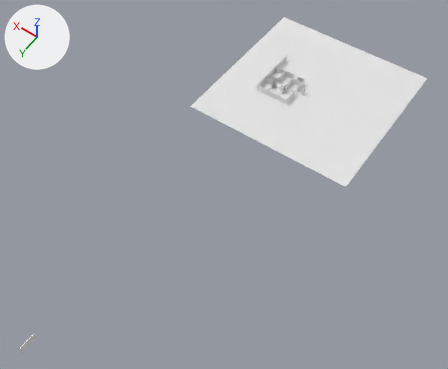
Renders of the Blender file Assets/Levels/level1.blend from each side of a commit.
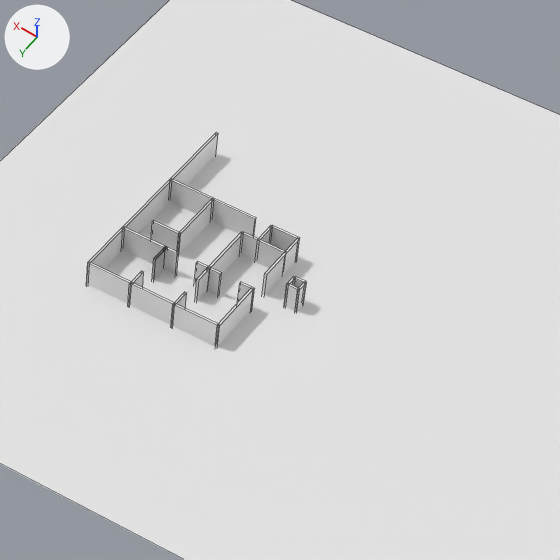
Each version appears first whole from a camera (50 mm lens) standing at (-67.5, 146.7, 150.6) and looking at (0.9, 50.9, 0.1), and next in a close-up on the part from 53% to 81% of the width and 7% to 41% of the height. The lights are fixed; the arrows at upper left show +X, +Y and +Z. The close-ups show mesh edges as thin lines.
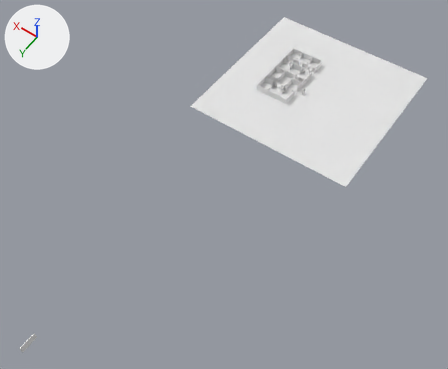
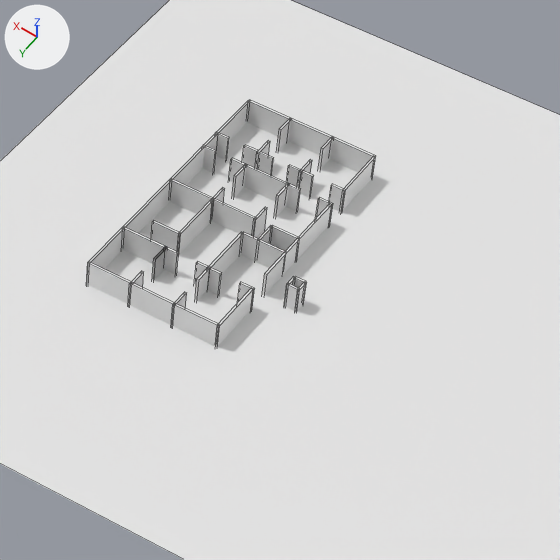
Commit message: Level 1 Extended

Location of each change, (x1, y1, x2, y2) in pixels of the close-ups (560 x 560 px):
'Cube.037', added: after (330, 138, 375, 172)
'Cube.016', added: after (244, 164, 288, 202)
'Cube.036', added: after (288, 118, 332, 155)
'Cube.030', added: after (247, 100, 291, 136)
'Cube.038', added: after (297, 203, 331, 260)
'Cube.035', added: after (343, 156, 376, 210)
'Cube.026', added: after (217, 100, 250, 141)
'Cube.044', moved, turned: before (296, 282, 306, 311); after (286, 183, 301, 211)
'Cube.047', moved, rescaled, turned: before (284, 277, 295, 305); after (299, 170, 314, 198)
'Cube.041', added: after (329, 184, 346, 212)
'Cube.023', added: after (203, 146, 216, 173)
'Cube.025', added: after (216, 132, 229, 160)
'Cube.014', added: after (252, 207, 267, 238)
'Cube.033', added: after (258, 152, 274, 176)
'Cube.019', added: after (232, 164, 247, 197)
'Cube.015', added: after (274, 184, 289, 217)
'Cube.040', added: after (318, 136, 334, 170)
'Cube.024', added: after (242, 145, 258, 168)
'Cube.031', added: after (277, 119, 291, 151)
'Cube.046', moved: before (294, 276, 306, 288); after (316, 198, 333, 226)
'Cube.034', added: after (286, 165, 302, 188)
'Cube.021', added: after (229, 158, 245, 182)
'Cube.032', added: after (255, 141, 270, 169)
'Cube.039', added: after (297, 159, 312, 188)
'Cube.020', added: after (211, 188, 225, 220)

Patch to the scene script:
```diff
--- a/Assets/Levels/level1.blend.py
+++ b/Assets/Levels/level1.blend.py
@@ ob_cube_047 @@
 ob_cube_047 = bpy.data.objects.new('Cube.047', me_cube_052)
-ob_cube_047.location = (2.0, 2.5, 1.0)
-ob_cube_047.rotation_euler = (0.0, 0.0, 1.571)  # degrees (0, 0, 90)
-ob_cube_047.scale = (0.5, 0.1, 1.25)
+ob_cube_047.location = (7.5, -9.0, 1.0)
+ob_cube_047.scale = (0.625, 0.1, 1.25)
@@ ob_cube_046 @@
 ob_cube_046 = bpy.data.objects.new('Cube.046', me_cube_051)
-ob_cube_046.location = (1.5, 2.0, 1.0)
+ob_cube_046.location = (4.5, -7.0, 1.0)
 ob_cube_046.scale = (0.5, 0.1, 1.25)
@@ ob_cube_044 @@
 ob_cube_044 = bpy.data.objects.new('Cube.044', me_cube_049)
-ob_cube_044.location = (1.0, 2.5, 1.0)
-ob_cube_044.rotation_euler = (0.0, 0.0, 1.571)  # degrees (0, 0, 90)
+ob_cube_044.location = (7.5, -7.0, 1.0)
 ob_cube_044.scale = (0.5, 0.1, 1.25)
@@ ob_cube_014 @@
+ob_cube_014 = bpy.data.objects.new('Cube.014', me_cube_018.copy())  # the mesh of ob_cube_017
+ob_cube_014.location = (8.0, -2.75, 1.0)
+ob_cube_014.rotation_euler = (0.0, 0.0, 1.571)  # degrees (0, 0, 90)
+ob_cube_014.scale = (0.875, 0.1, 1.25)
@@ ob_cube_015 @@
+ob_cube_015 = bpy.data.objects.new('Cube.015', me_cube_018.copy())  # the mesh of ob_cube_017
+ob_cube_015.location = (8.0, -6.25, 1.0)
+ob_cube_015.rotation_euler = (0.0, 0.0, 1.571)  # degrees (0, 0, 90)
+ob_cube_015.scale = (0.875, 0.1, 1.25)
@@ ob_cube_016 @@
+ob_cube_016 = bpy.data.objects.new('Cube.016', me_cube_018.copy())  # the mesh of ob_cube_017
+ob_cube_016.location = (10.0, -7.0, 1.0)
+ob_cube_016.scale = (2.0, 0.1, 1.25)
@@ ob_cube_019 @@
+ob_cube_019 = bpy.data.objects.new('Cube.019', me_cube_018.copy())  # the mesh of ob_cube_017
+ob_cube_019.location = (12.0, -6.25, 1.0)
+ob_cube_019.rotation_euler = (0.0, 0.0, 1.571)  # degrees (0, 0, 90)
+ob_cube_019.scale = (0.875, 0.1, 1.25)
@@ ob_cube_020 @@
+ob_cube_020 = bpy.data.objects.new('Cube.020', me_cube_018.copy())  # the mesh of ob_cube_017
+ob_cube_020.location = (12.0, -2.75, 1.0)
+ob_cube_020.rotation_euler = (0.0, 0.0, 1.571)  # degrees (0, 0, 90)
+ob_cube_020.scale = (0.875, 0.1, 1.25)
@@ ob_cube_021 @@
+ob_cube_021 = bpy.data.objects.new('Cube.021', me_cube_018.copy())  # the mesh of ob_cube_017
+ob_cube_021.location = (12.75, -7.0, 1.0)
+ob_cube_021.scale = (0.625, 0.1, 1.25)
@@ ob_cube_023 @@
+ob_cube_023 = bpy.data.objects.new('Cube.023', me_cube_018.copy())  # the mesh of ob_cube_017
+ob_cube_023.location = (15.5, -7.0, 1.0)
+ob_cube_023.scale = (0.625, 0.1, 1.25)
@@ ob_cube_024 @@
+ob_cube_024 = bpy.data.objects.new('Cube.024', me_cube_018.copy())  # the mesh of ob_cube_017
+ob_cube_024.location = (12.75, -9.0, 1.0)
+ob_cube_024.scale = (0.625, 0.1, 1.25)
@@ ob_cube_025 @@
+ob_cube_025 = bpy.data.objects.new('Cube.025', me_cube_018.copy())  # the mesh of ob_cube_017
+ob_cube_025.location = (15.5, -9.0, 1.0)
+ob_cube_025.scale = (0.625, 0.1, 1.25)
@@ ob_cube_026 @@
+ob_cube_026 = bpy.data.objects.new('Cube.026', me_cube_018.copy())  # the mesh of ob_cube_017
+ob_cube_026.location = (16.0, -11.5, 1.0)
+ob_cube_026.rotation_euler = (0.0, 0.0, 1.571)  # degrees (0, 0, 90)
+ob_cube_026.scale = (2.5, 0.1, 1.25)
@@ ob_cube_030 @@
+ob_cube_030 = bpy.data.objects.new('Cube.030', me_cube_018.copy())  # the mesh of ob_cube_017
+ob_cube_030.location = (14.0, -14.0, 1.0)
+ob_cube_030.scale = (2.0, 0.1, 1.25)
@@ ob_cube_031 @@
+ob_cube_031 = bpy.data.objects.new('Cube.031', me_cube_018.copy())  # the mesh of ob_cube_017
+ob_cube_031.location = (12.0, -13.25, 1.0)
+ob_cube_031.rotation_euler = (0.0, 0.0, 1.571)  # degrees (0, 0, 90)
+ob_cube_031.scale = (0.875, 0.1, 1.25)
@@ ob_cube_032 @@
+ob_cube_032 = bpy.data.objects.new('Cube.032', me_cube_018.copy())  # the mesh of ob_cube_017
+ob_cube_032.location = (12.0, -9.75, 1.0)
+ob_cube_032.rotation_euler = (0.0, 0.0, 1.571)  # degrees (0, 0, 90)
+ob_cube_032.scale = (0.875, 0.1, 1.25)
@@ ob_cube_033 @@
+ob_cube_033 = bpy.data.objects.new('Cube.033', me_cube_018.copy())  # the mesh of ob_cube_017
+ob_cube_033.location = (11.25, -9.0, 1.0)
+ob_cube_033.scale = (0.625, 0.1, 1.25)
@@ ob_cube_034 @@
+ob_cube_034 = bpy.data.objects.new('Cube.034', me_cube_018.copy())  # the mesh of ob_cube_017
+ob_cube_034.location = (8.5, -9.0, 1.0)
+ob_cube_034.scale = (0.625, 0.1, 1.25)
@@ ob_cube_035 @@
+ob_cube_035 = bpy.data.objects.new('Cube.035', me_cube_018.copy())  # the mesh of ob_cube_017
+ob_cube_035.location = (4.0, -11.5, 1.0)
+ob_cube_035.rotation_euler = (0.0, 0.0, 1.571)  # degrees (0, 0, 90)
+ob_cube_035.scale = (2.5, 0.1, 1.25)
@@ ob_cube_036 @@
+ob_cube_036 = bpy.data.objects.new('Cube.036', me_cube_018.copy())  # the mesh of ob_cube_017
+ob_cube_036.location = (10.0, -14.0, 1.0)
+ob_cube_036.scale = (2.0, 0.1, 1.25)
@@ ob_cube_037 @@
+ob_cube_037 = bpy.data.objects.new('Cube.037', me_cube_018.copy())  # the mesh of ob_cube_017
+ob_cube_037.location = (6.0, -14.0, 1.0)
+ob_cube_037.scale = (2.0, 0.1, 1.25)
@@ ob_cube_038 @@
+ob_cube_038 = bpy.data.objects.new('Cube.038', me_cube_018.copy())  # the mesh of ob_cube_017
+ob_cube_038.location = (4.0, -4.5, 1.0)
+ob_cube_038.rotation_euler = (0.0, 0.0, 1.571)  # degrees (0, 0, 90)
+ob_cube_038.scale = (2.5, 0.1, 1.25)
@@ ob_cube_039 @@
+ob_cube_039 = bpy.data.objects.new('Cube.039', me_cube_018.copy())  # the mesh of ob_cube_017
+ob_cube_039.location = (8.0, -9.75, 1.0)
+ob_cube_039.rotation_euler = (0.0, 0.0, 1.571)  # degrees (0, 0, 90)
+ob_cube_039.scale = (0.875, 0.1, 1.25)
@@ ob_cube_040 @@
+ob_cube_040 = bpy.data.objects.new('Cube.040', me_cube_018.copy())  # the mesh of ob_cube_017
+ob_cube_040.location = (8.0, -13.25, 1.0)
+ob_cube_040.rotation_euler = (0.0, 0.0, 1.571)  # degrees (0, 0, 90)
+ob_cube_040.scale = (0.875, 0.1, 1.25)
@@ ob_cube_041 @@
+ob_cube_041 = bpy.data.objects.new('Cube.041', me_cube_018.copy())  # the mesh of ob_cube_017
+ob_cube_041.location = (4.5, -9.0, 1.0)
+ob_cube_041.scale = (0.625, 0.1, 1.25)
```
